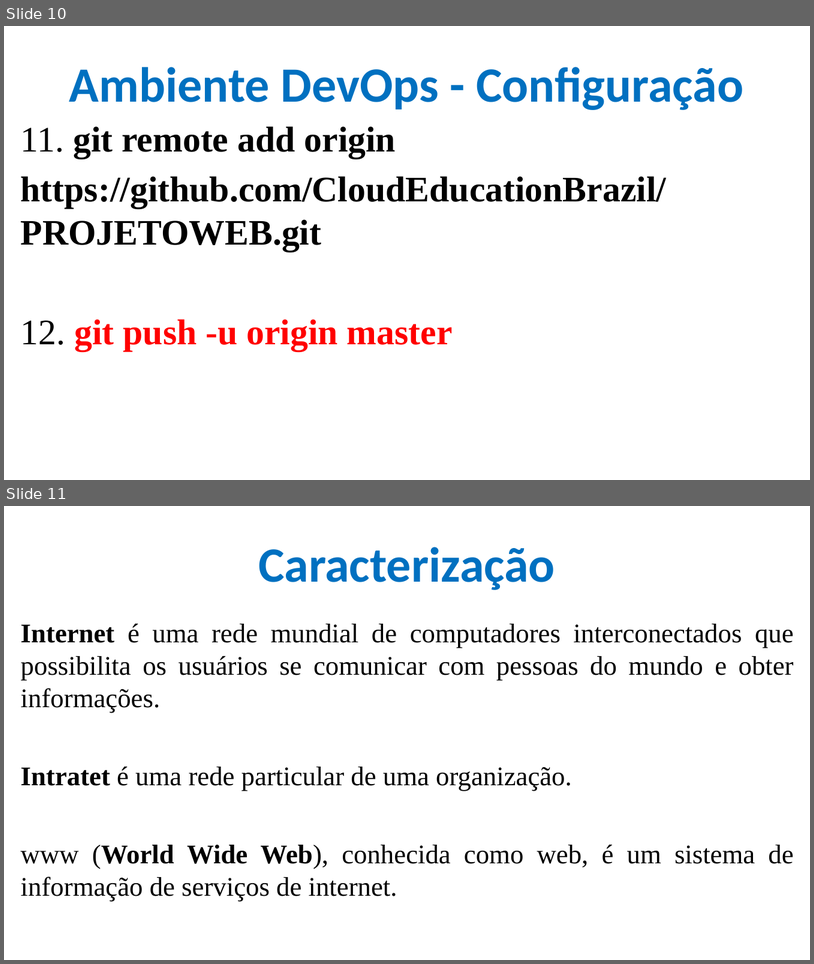
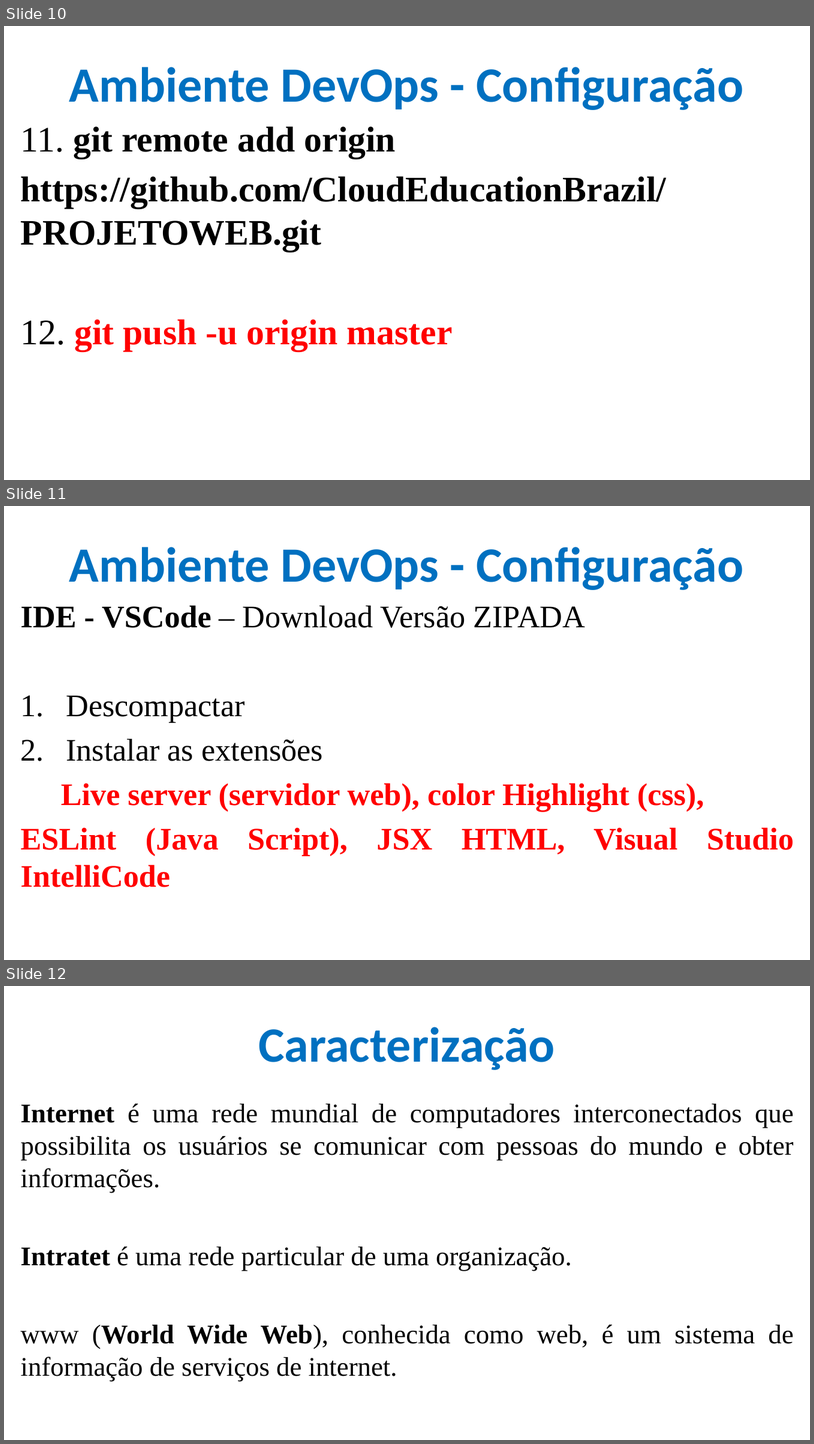
Before and after one commit to CloudEducationBrazil/WydenDesenvolvimentoWebPHP, a slide deck: 01 Classes/Aula 02, 03, 04 Desenvolvimento Web Caracterização - HTML.pptx. Shown one above the other, each under a label of ours: slides 10 and 11 before the commit, slides 10, 11 and 12 after it. The pictures are 814x964 and 814x1444 pixels, drawn with LibreOffice and Linux fonts; fonts in the diff are those of the drawing; background and template pictures are left out. Boxes give left, top, right and bottom in pixels: in the first picture for what was removed or moved away, otherwise in the second. Text is boxed around its words. In the diff, an @@ line names an element or a change of style, - is before the commit and + after.

```diff
--- a/01 Classes/Aula 02, 03, 04 Desenvolvimento Web Caracterização - HTML.pptx
+++ b/01 Classes/Aula 02, 03, 04 Desenvolvimento Web Caracterização - HTML.pptx
@@ slide 11 added at (4, 506, 810, 960), background picture (left out) @@
@@ title added at (69, 547, 744, 590), 44 pt, text #0070C0, bold @@
+Ambiente DevOps - Configuração
@@ text added at (21, 605, 794, 887), 28 pt, text #FF0000, bold @@
+IDE - VSCode – Download Versão ZIPADA
+1. Descompactar
+2. Instalar as extensões
+Live server (servidor web), color Highlight (css),
+ESLint (Java Script), JSX HTML, Visual Studio IntelliCode
@@ what was slide 11 is now slide 12 @@
```
Also in this commit, not shown: 2 slides changed, 12 other slides added.
